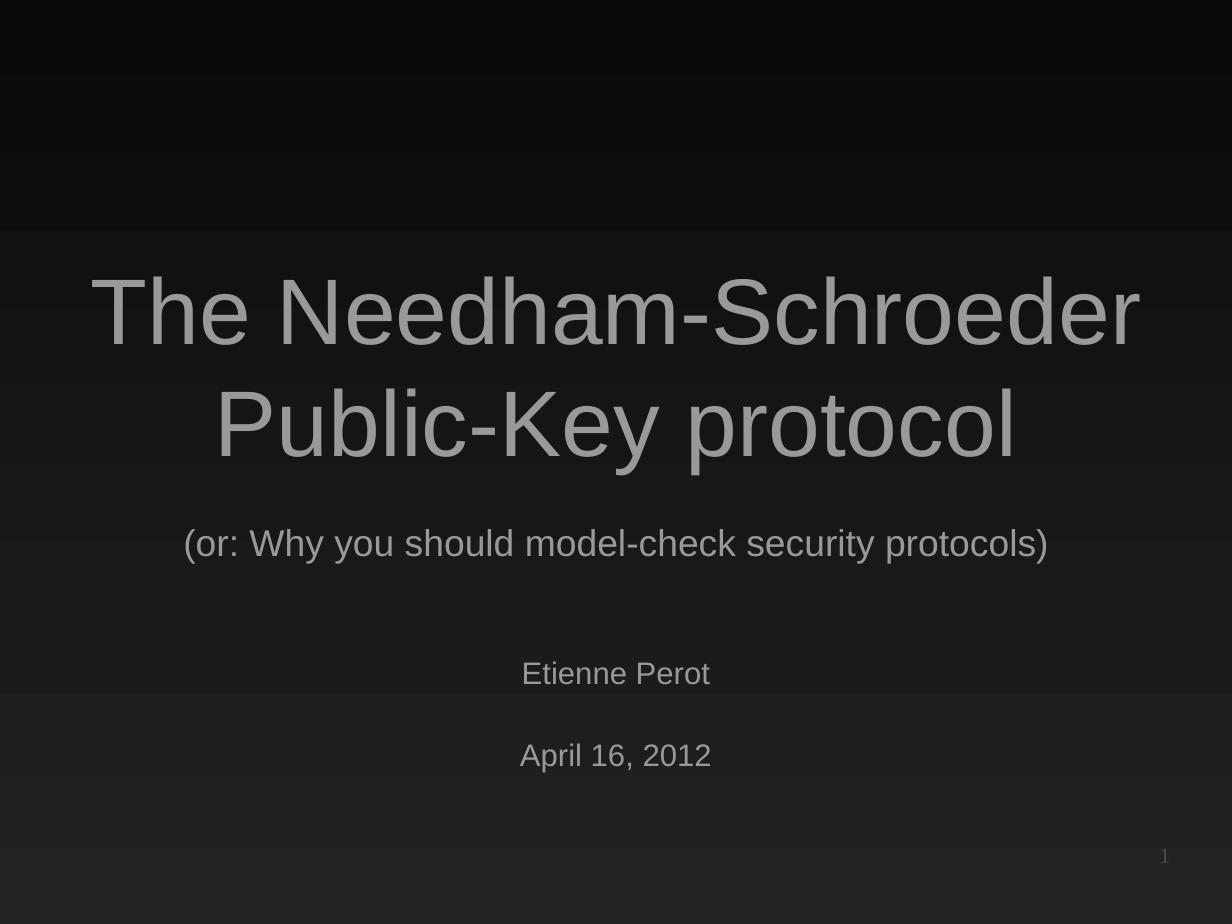
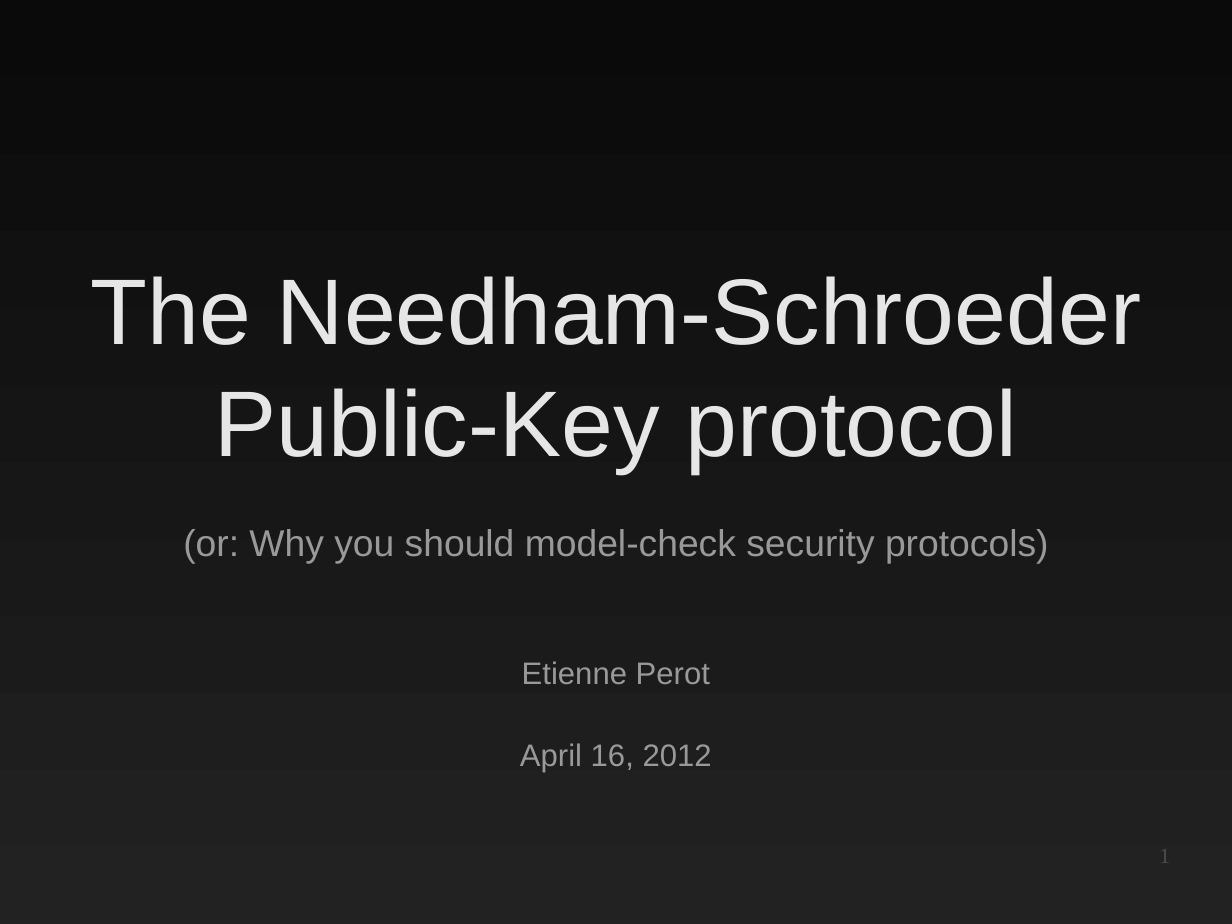
Before and after one commit to EtiennePerot/cs525p, a slide deck: slide 1 of Presentation.odp. Drawn at 1232x924 pixels with LibreOffice and Linux fonts; fonts in the diff are those of the drawing. Boxes give left, top, right and bottom in pixels: in the first picture for what was removed or moved away, otherwise in the second. Text is boxed around its words. In the diff, an @@ line names an element or a change of style, - is before the commit and + after.

```diff
--- a/Presentation.odp
+++ b/Presentation.odp
@@ subtitle at [91, 276, 1141, 473]: text colour #999999 to #E6E6E6 in "The Needham-Schroeder Public-Key protocol" @@
```
Also in this commit, not shown: 24 other slides changed, 6 slides added, 4 other files.
